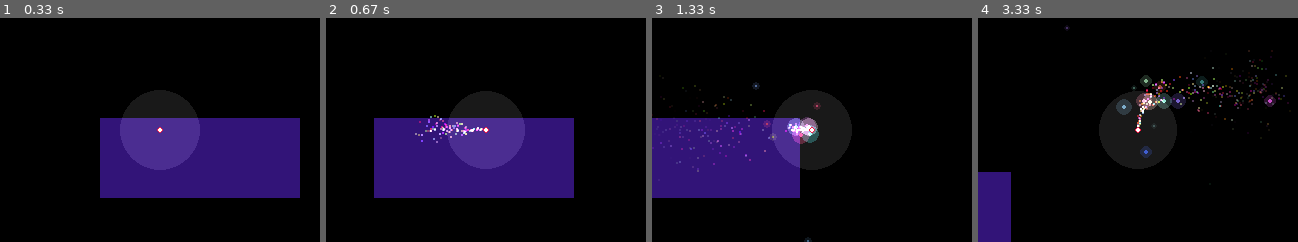
Above: before the commit, frames 1-4 (left to right).
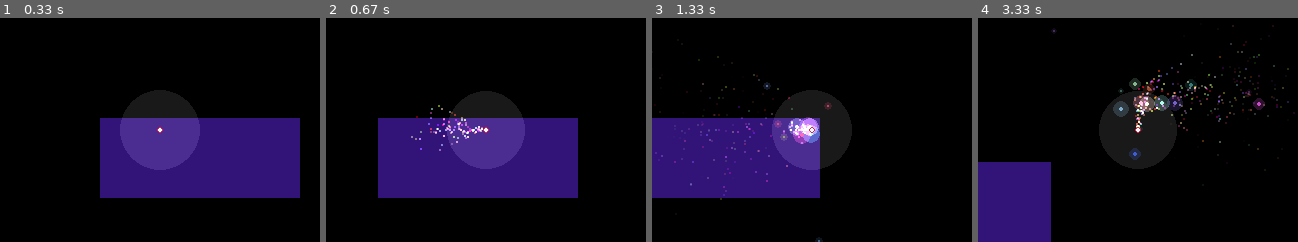
Above: after the commit, the same moments.

Repository: JerryLin1/PyGameShenanigans
Game: pygame game, started from test_game/main.py
Same seed, same stepped clock (60 frames per second), same inputs: the game is played once before the commit and once after it.
Inputs (mouse positions are in pixels of both pictures, inside the frame that each line leads up to):
- Up to frame 1 (0.33 s): no input
- Up to frame 2 (0.67 s): hold Space from 0.33 s (still down); hold D from 0.33 s (still down)
- Up to frame 3 (1.33 s): release Space at 0.8 s; release D at 0.8 s; press the mouse at (735, 132) at 0.87 s; move the mouse to (789, 154) at 0.97 s; release the mouse at (844, 179) at 1.1 s; hold D from 1.17 s (still down); move the mouse to (712, 96) at 1.2 s; tap Space at 1.23 s
- Up to frame 4 (3.33 s): tap Space at 1.53, 1.73, 2.07, 2.37, 2.57, 2.87, 3.13 s; release D at 1.63 s; hold W 1.67-1.97 s; hold D 2-2.47 s; hold A 2.5-3.03 s; hold S from 3.07 s (still down)

Frame 1 is identical in both runs. In frame 2, 1.6% of the frame differs, in the area x 15-79%, y 38-81%; in frame 3, 3.9%; in frame 4, 8.9%, in the area x 0-100%, y 3-100%.

Commit message:
separate physics and game logic

Diff:
--- a/test_game/entity.py
+++ b/test_game/entity.py
@@ -1,8 +1,17 @@
+from test_game.init import FIXED_DT
+
+
 class Entity:
     def __init__(self):
         self.killed = False
         self.time_since_spawn = 0
         self.timers = {}
+
+    def tick_physics(self):
+        pass
+    def post_tick_physics(self):
+        for timer in self.timers.values():
+            timer.tick(FIXED_DT)
 
     def tick(self, tick_time: float):
         self.time_since_spawn += tick_time
@@ -20,5 +29,4 @@
         pass
 
     def post_update(self, tick_time):
-        for timer in self.timers.values():
-            timer.tick(tick_time)
+        pass
--- a/test_game/init.py
+++ b/test_game/init.py
@@ -6,6 +6,8 @@
 camera_pos = pygame.Vector2(0, 0)
 WIDTH = 320
 HEIGHT = 224
+PHYSICS_UPDATES_PER_SECOND = 60
+FIXED_DT = 1/PHYSICS_UPDATES_PER_SECOND*1000
 
 
 def init_entity(entity):
--- a/test_game/main.py
+++ b/test_game/main.py
@@ -1,5 +1,5 @@
 import pygame
-from init import entities, WIDTH, HEIGHT, init_entity
+from init import entities, WIDTH, HEIGHT, init_entity, FIXED_DT
 from test_game import init
 from test_game.entity import Entity
 from test_game.helpers import draw_rect, Timer
@@ -17,14 +17,15 @@
     screen = pygame.display.set_mode((WIDTH, HEIGHT), pygame.SCALED)
 
     running = True
+    physics_update_counter = 0
 
     player = Player(pygame.Vector2(WIDTH // 2, HEIGHT // 2))
     init_entity(player)
 
     debug_timer = Entity()
-    debug_timer.timers["print"] = Timer(5000, lambda: (
-        print(len("Number of entities: " + str(entities))),
-        print("FPS: "+str(clock.get_fps()))))
+    debug_timer.timers["print"] = Timer(2500, lambda: (
+        print("Number of entities: " + str(len(entities))),
+        print("FPS: " + str(clock.get_fps()))))
     init_entity(debug_timer)
     # main loop
     while running:
@@ -33,12 +34,26 @@
         draw_rect(screen, (50, 20, 120), (100, 100, 200, 80))
 
         dt = clock.tick(60)
+        physics_update_counter += dt
+        updates = int(physics_update_counter // FIXED_DT)
+        physics_update_counter = physics_update_counter % FIXED_DT
+        for u in range(updates):
+            tick_physics(screen, dt)
+        tick_entities(screen, dt)
+        for u in range(updates):
+            post_tick_physics(screen, dt)
+        tick_draw(screen, dt)
 
-        tick_entities(screen, dt)
         for event in init.events:
             if event.type == pygame.QUIT:
                 running = False
-        pygame.display.update()
+        pygame.display.flip()
+
+
+def tick_physics(surface, delta_time):
+    for i in range(len(entities) - 1, -1, -1):
+        entity = entities[i]
+        entity.tick_physics()
 
 
 def tick_entities(surface, delta_time):
@@ -47,10 +62,19 @@
         entity.tick(delta_time)
         if entity.killed:
             entities.remove(entity)
+
+
+def tick_draw(surface, delta_time):
     for i in range(len(entities) - 1, -1, -1):
         entity = entities[i]
         entity.draw(surface)
 
 
+def post_tick_physics(surface, delta_time):
+    for i in range(len(entities) - 1, -1, -1):
+        entity = entities[i]
+        entity.post_tick_physics()
+
+
 if __name__ == "__main__":
     main()
--- a/test_game/particles.py
+++ b/test_game/particles.py
@@ -7,6 +7,7 @@
 
 from test_game.helpers import draw_circle, draw_rect
 from test_game.entity import Entity
+from test_game.init import FIXED_DT
 
 
 class Particle(Entity):
@@ -27,18 +28,18 @@
             self.color = color + (255,)
         self.vel = vel
         self.accel = accel
-        self.current_life = 0
         self.flags = flags
         self.lf = 1
 
+    def tick_physics(self):
+        self.vel += self.accel * (FIXED_DT / 1000)
+        self.position += self.vel * (FIXED_DT / 1000)
+
     def update(self, tick_time: float):
-        self.vel += self.accel * tick_time / 1000
-        self.position += self.vel
         if self.lifespan >= 0:
-            self.current_life += tick_time
-            if self.current_life >= self.lifespan:
+            if self.time_since_spawn >= self.lifespan:
                 self.killed = True
-        self.lf = (1 - self.current_life / self.lifespan)
+        self.lf = (1 - self.time_since_spawn / self.lifespan)
         if self.lf < 0:
             self.lf = 0
 
--- a/test_game/player.py
+++ b/test_game/player.py
@@ -19,7 +19,7 @@
         Unit.__init__(self, position)
         self.keys = pygame.key.get_pressed()
         self.prev_keys = self.keys
-        self.speed = 2
+        self.speed = 2000
         self.timers = {
             # This will call trail_particle ever 5 ms when moving
             "trail": Timer(5, self.trail_particle, is_active=False),
@@ -28,7 +28,7 @@
         self.light = Particle(position=self.position,
                               lifespan=-1,
                               lights=[
-                                  Light(40, 0.1, (255,255,255))
+                                  Light(40, 0.1, (255, 255, 255))
                               ],
                               flags=[Particle.LIGHT_FLICKER,
                                      Particle.MAIN_DRAW_DISABLED])
@@ -45,17 +45,15 @@
                 or self.key_down(pygame.K_s)
                 or self.key_down(pygame.K_w)):
             self.accel[0] = (self.key_down(pygame.K_d) - self.key_down(
-                pygame.K_a)) * self.speed * tick_time
+                pygame.K_a)) * self.speed
             self.accel[1] = (self.key_down(pygame.K_s) - self.key_down(
-                pygame.K_w)) * self.speed * tick_time
+                pygame.K_w)) * self.speed
             self.timers["trail"].is_active = True
 
         # If not moving
         else:
             self.accel = Vector2(0, 0)
             self.timers["trail"].is_active = False
-            if self.vel.magnitude() < 0.1:
-                self.vel = pygame.Vector2(0, 0)
 
         if self.key_up(pygame.K_SPACE):
             # kill(self)
@@ -75,10 +73,11 @@
     def trail_particle(self, number=5):
         for i in range(number):
             vector = random_vector2()
-            vector *= random.uniform(0, 1)
+            vector *= random.uniform(0, 100)
             init_entity(Particle(position=copy_vector2(self.position),
-                                 color=get_random_color(100, 255, 0, 255, 0,
-                                                        255)+(200,),
+                                 color=get_random_color(100, 255,
+                                                        0, 255,
+                                                        0, 255) + (200,),
                                  lifespan=1000,
                                  vel=vector,
                                  lights=[
@@ -91,7 +90,7 @@
                                  ]))
 
     def shoot_particle(self):
-        shoot_force = 8
+        shoot_force = 500
         mouse_pos = get_mouse_pos_global()
         diff_vec = mouse_pos - self.position
         diff_vec = diff_vec.normalize() * shoot_force
@@ -119,7 +118,7 @@
         return self.prev_keys[key] and not self.keys[key]
 
 
-def burst_particles(position, amount=5, force=5):
+def burst_particles(position, amount=5, force=300):
     for _ in range(amount):
         x = position[0]
         y = position[1]
--- a/test_game/unit.py
+++ b/test_game/unit.py
@@ -1,29 +1,35 @@
+import math
+
 import pygame
 
 from test_game.entity import Entity
 
 
 # Active game objects with basic physics
+from test_game.init import FIXED_DT
+
+
 class Unit(Entity):
     def __init__(self, position: pygame.Vector2):
         Entity.__init__(self)
-        self.speed = 3
         self.position = position
 
         self.accel = pygame.Vector2(0, 0)
         self.vel = pygame.Vector2(0, 0)
         self.friction = 0.9
 
-    def pre_update(self, tick_time):
+    def tick_physics(self):
+        Entity.tick_physics(self)
         # Physics
-        self.vel += self.accel * tick_time / 1000
+        self.vel += self.accel * (FIXED_DT / 1000)
+
         # "friction"
-        self.vel *= self.friction
+        self.vel *= self.friction * math.pow(math.e, -(FIXED_DT / 1000))
         if self.accel == pygame.Vector2(0, 0):
             # Prevent floating point weirdness
             if self.vel.magnitude() < 0.1:
                 self.vel = pygame.Vector2(0, 0)
-        self.position += self.vel
+        self.position += self.vel * (FIXED_DT / 1000)
 
     def draw(self, surface):
         raise NotImplementedError
